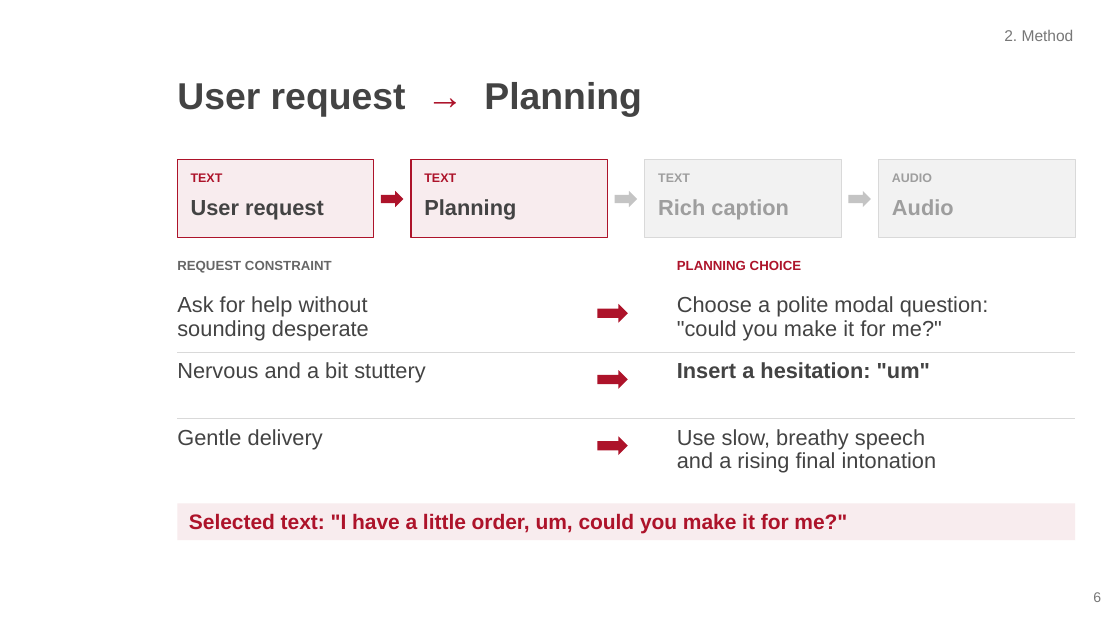
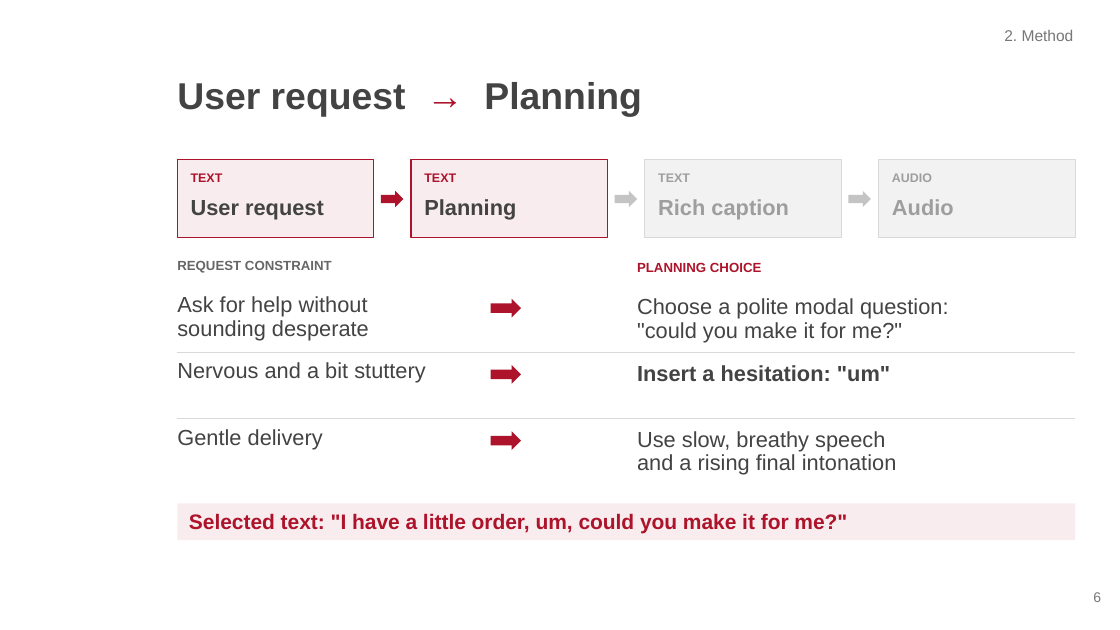
Before and after one commit to whr-a/bagpiper_tts_demo, a slide deck: slide 6 of slides/Bagpiper-TTS_Interspeech2026.pptx. Drawn at 1120x630 pixels with LibreOffice and Linux fonts; fonts in the diff are those of the drawing; background and template pictures are left out. Boxes give left, top, right and bottom in pixels: in the first picture for what was removed or moved away, otherwise in the second. Text is boxed around its words. In the diff, an @@ line names an element or a change of style, - is before the commit and + after.

```diff
--- a/slides/Bagpiper-TTS_Interspeech2026.pptx
+++ b/slides/Bagpiper-TTS_Interspeech2026.pptx
@@ text "PLANNING CHOICE": place and size @@
-text "PLANNING CHOICE" at bbox=[677, 260, 801, 270]
+text "PLANNING CHOICE" at bbox=[637, 262, 761, 272]
@@ text "Choose a polite modal question:": place and size @@
-text "Choose a polite modal question:" at bbox=[677, 296, 988, 340]
+text "Choose a polite modal question:" at bbox=[637, 298, 948, 343]
@@ text "Insert a hesitation: "um"": place and size @@
-text "Insert a hesitation: "um"" at bbox=[677, 362, 930, 378]
+text "Insert a hesitation: "um"" at bbox=[637, 365, 890, 381]
@@ 3 right arrows: place and size @@
-3 right arrows at bbox=[597, 304, 627, 456]
+3 right arrows at bbox=[491, 299, 521, 450]
@@ text "Use slow, breathy speech": place and size @@
-text "Use slow, breathy speech" at bbox=[677, 429, 937, 473]
+text "Use slow, breathy speech" at bbox=[637, 431, 897, 475]
```
Also in this commit, not shown: 9 other slides changed.
